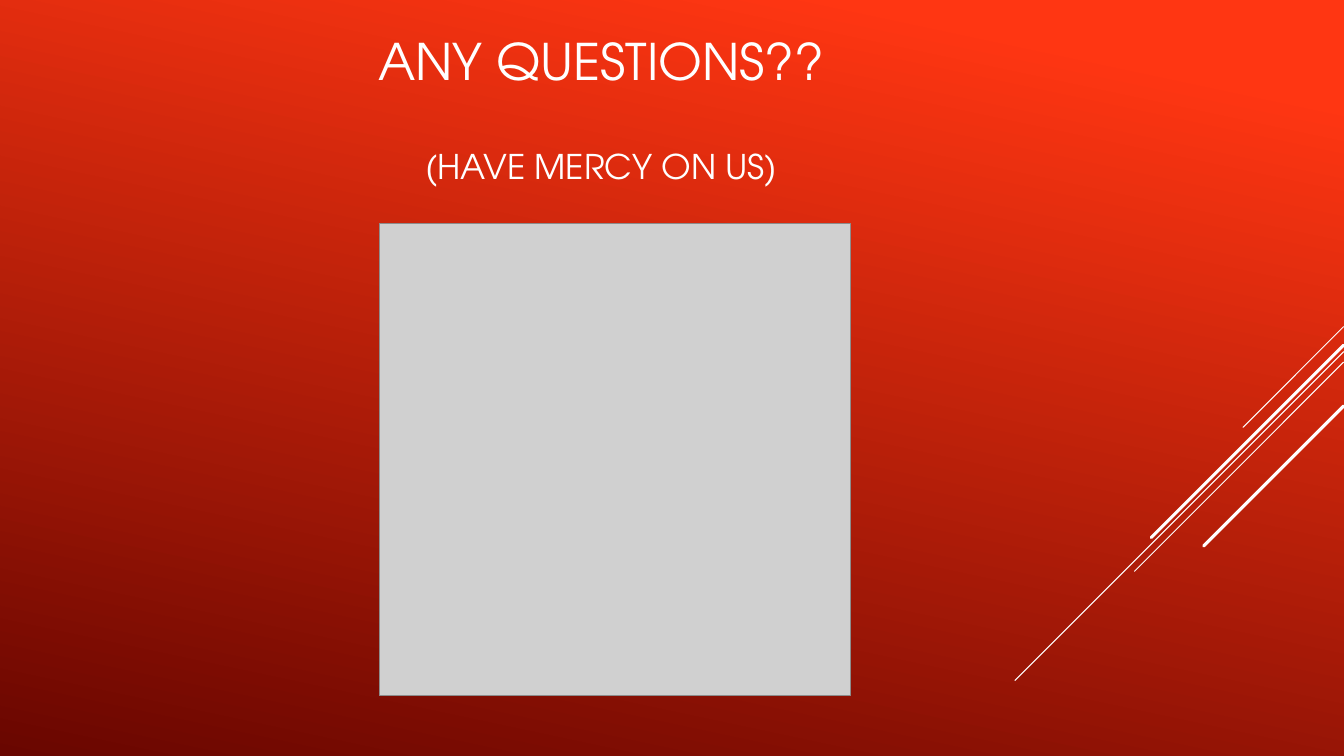
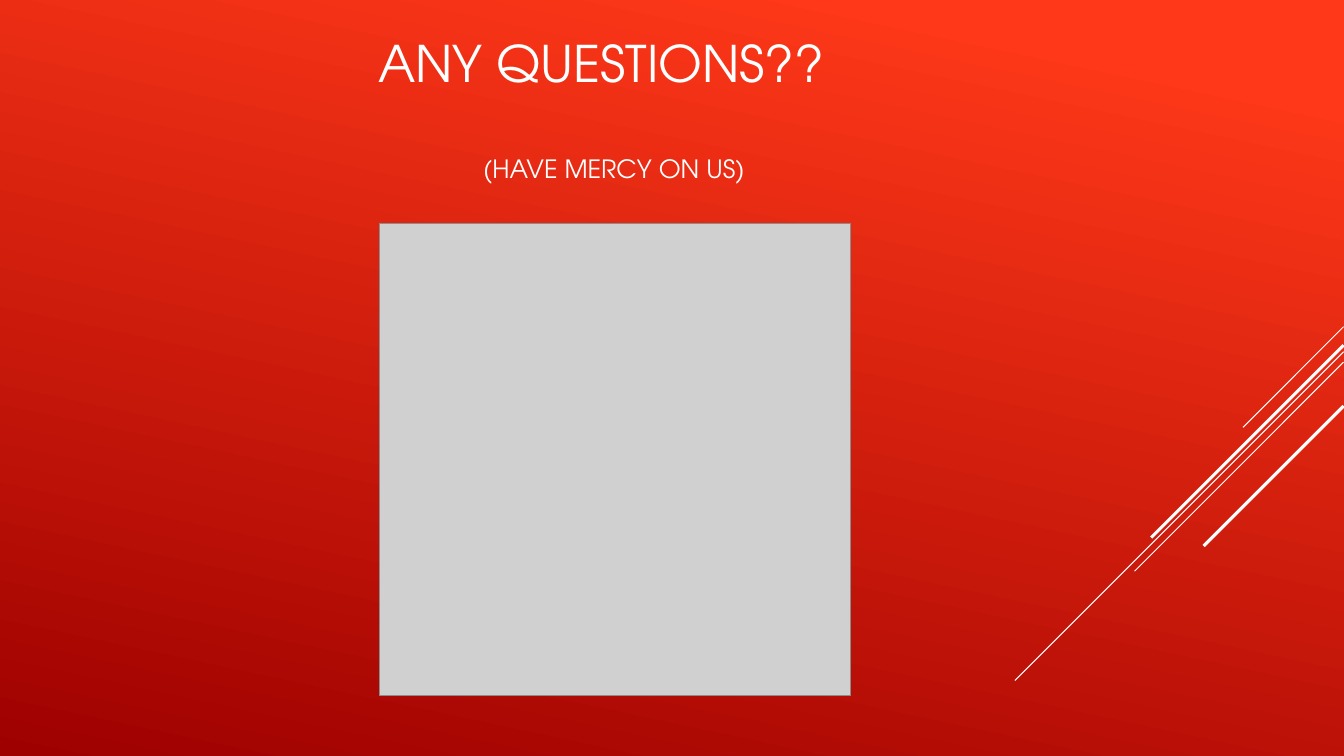
Before and after one commit to tajaniz95/WebProgrammingProjects, a slide deck: slide 10 of Project4/Online virtual agent.pptx (slide 11 before the commit). Drawn at 1344x756 pixels with LibreOffice and Linux fonts; fonts in the diff are those of the drawing; grey boxes stand for pictures. Boxes give left, top, right and bottom in pixels: in the first picture for what was removed or moved away, otherwise in the second. Text is boxed around its words. In the diff, an @@ line names an element or a change of style, - is before the commit and + after.

```diff
--- a/Project4/Online virtual agent.pptx
+++ b/Project4/Online virtual agent.pptx
@@ background gradient #FF3712 to #6A0600 to gradient #FE3819 to #9E0000 @@
@@ title "ANY QUESTIONS?? (HAVE MERCY ON ..." at (378,44,825,184): size 24.3 to 18 pt in "(HAVE MERCY ON US)"; indent changed @@
```
Also in this commit, not shown: 9 other slides changed, 1 slide added, 2 slides removed, 31 other files.
